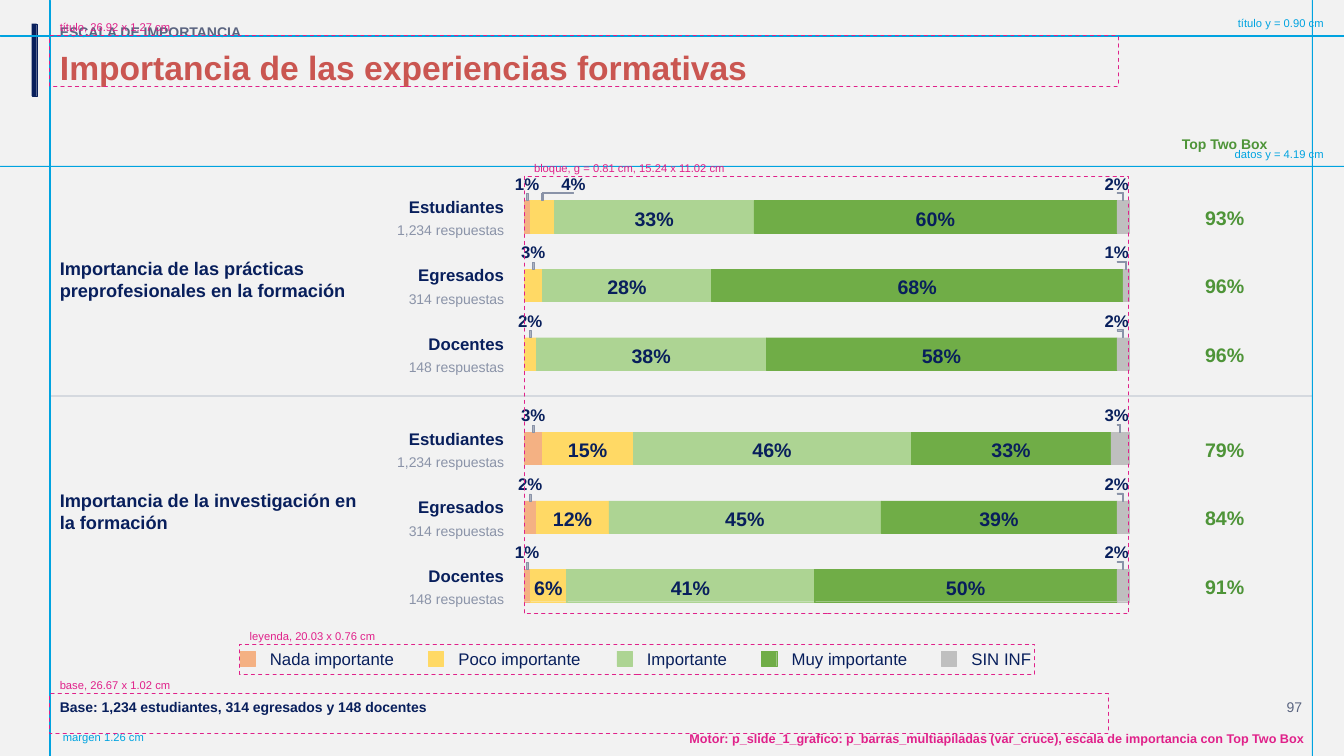
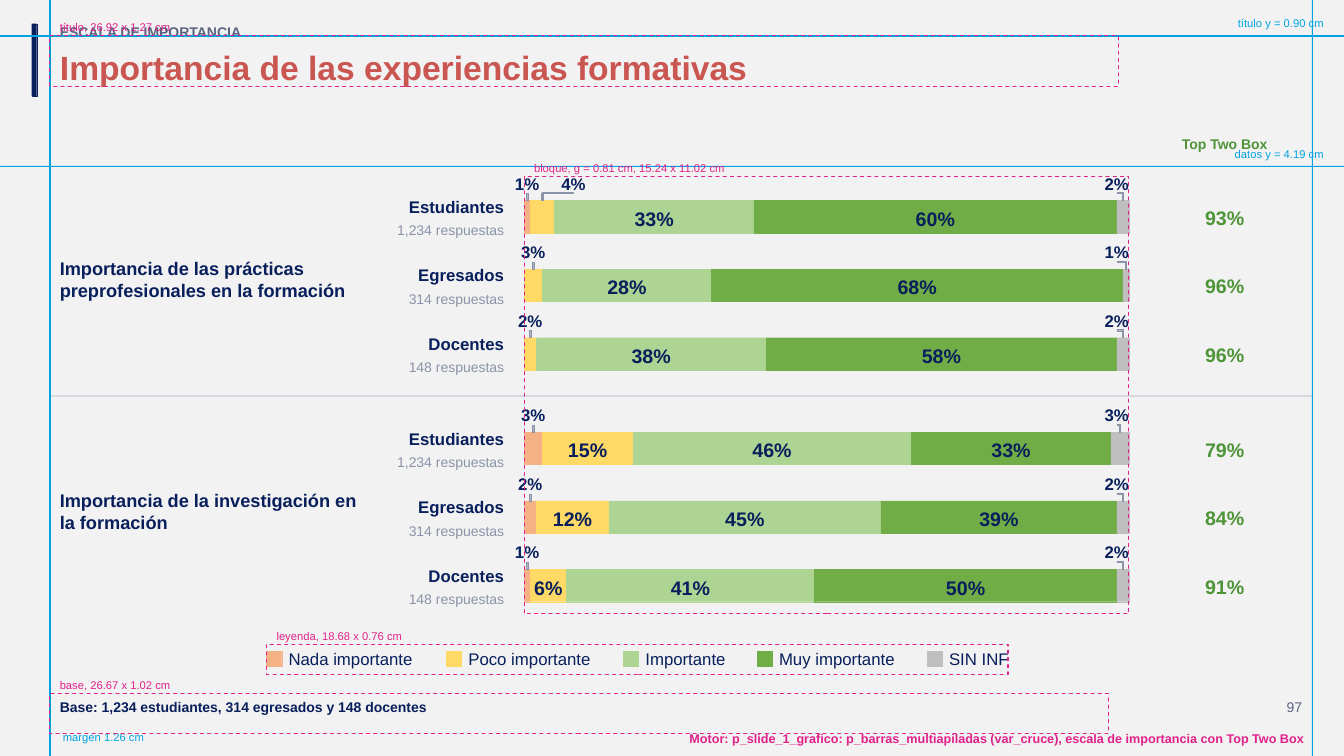
Before and after one commit to GonzaloAlmendariz/prosecnur-app, a slide deck: slide 97 of docs/qa/motor-ppt-2026-10-06/4-recetario/recetario-moderna-guias.pptx. Drawn at 1344x756 pixels with LibreOffice and Linux fonts; fonts in the diff are those of the drawing; background and template pictures are left out. Boxes give left, top, right and bottom in pixels: in the first picture for what was removed or moved away, otherwise in the second. Text is boxed around its words. In the diff, an @@ line names an element or a change of style, - is before the commit and + after.

```diff
--- a/docs/qa/motor-ppt-2026-10-06/4-recetario/recetario-moderna-guias.pptx
+++ b/docs/qa/motor-ppt-2026-10-06/4-recetario/recetario-moderna-guias.pptx
@@ rectangle: place and size @@
-rectangle at (240, 644, 1035, 675)
+rectangle at (266, 644, 1008, 675)
@@ rectangle: place and size @@
-rectangle at (240, 651, 255, 666)
+rectangle at (266, 651, 281, 666)
@@ text at (277, 632, 402, 642): text changed @@
-leyenda, 20.03 x 0.76 cm
+leyenda, 18.68 x 0.76 cm
@@ text "Nada importante": place and size @@
-text "Nada importante" at (270, 653, 394, 669)
+text "Nada importante" at (289, 653, 412, 669)
@@ rectangle: place and size @@
-rectangle at (429, 651, 444, 666)
+rectangle at (447, 651, 462, 666)
@@ text "Poco importante": place and size @@
-text "Poco importante" at (458, 653, 580, 669)
+text "Poco importante" at (468, 653, 590, 669)
@@ rectangle: place and size @@
-rectangle at (617, 651, 632, 666)
+rectangle at (623, 651, 638, 666)
@@ rectangle: place and size @@
-rectangle at (762, 651, 777, 666)
+rectangle at (757, 651, 772, 666)
@@ text "Muy importante": place and size @@
-text "Muy importante" at (792, 653, 907, 669)
+text "Muy importante" at (779, 653, 894, 669)
@@ rectangle: place and size @@
-rectangle at (942, 651, 957, 666)
+rectangle at (928, 651, 943, 666)
@@ text "SIN INF" rewrapped from (971, 653, 1031, 665) to (949, 652, 1009, 668) @@
```
Also in this commit, not shown: 55 other slides changed, 6 other files.
